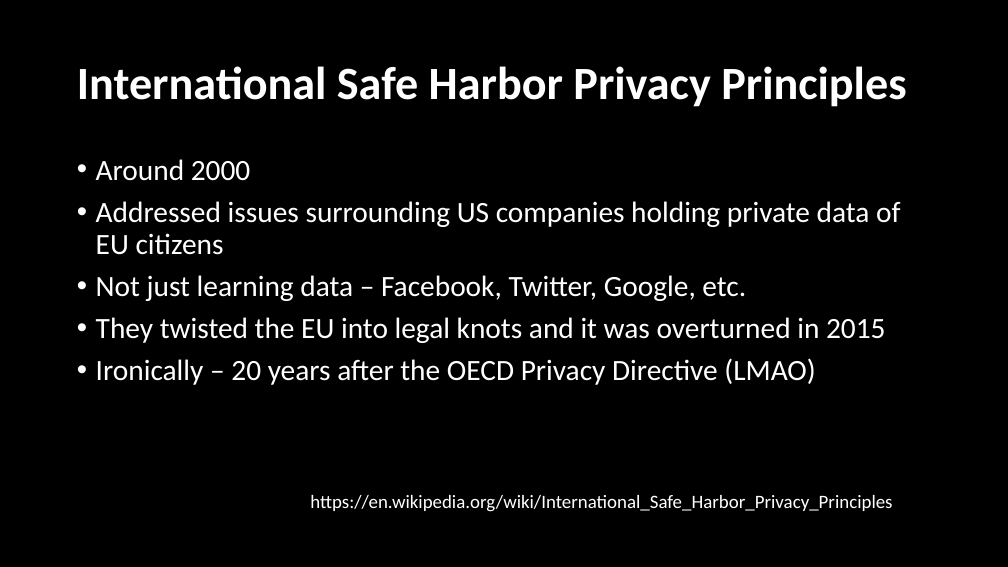
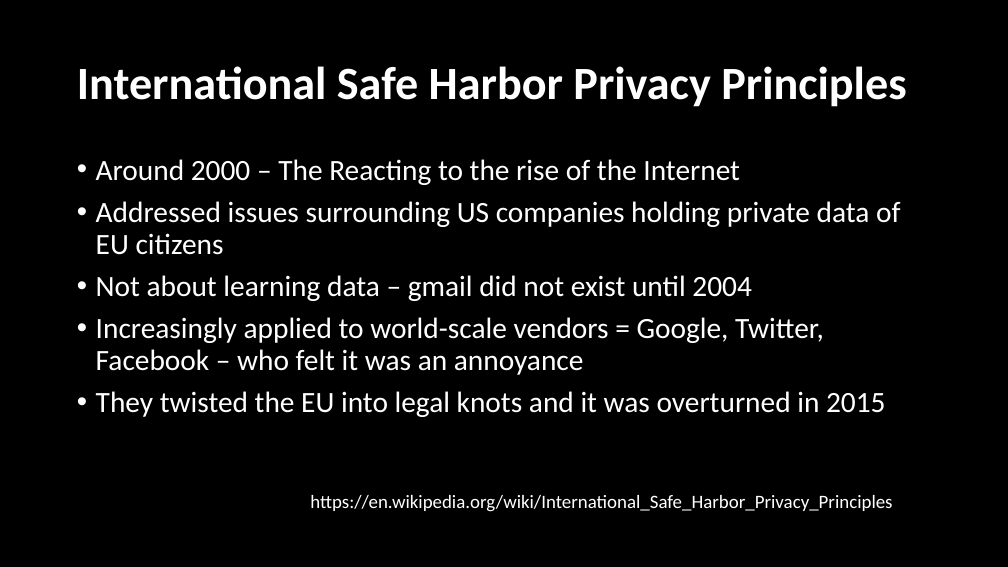
Before and after one commit to LearnerPrivacy/LearnerPrivacy.github.io, a slide deck: slide 7 of lectures/004-GDPR.pptx (slide 6 before the commit). Drawn at 1008x567 pixels with LibreOffice and Linux fonts; fonts in the diff are those of the drawing; background and template pictures are left out. Boxes give left, top, right and bottom in pixels: in the first picture for what was removed or moved away, otherwise in the second. Text is boxed around its words. In the diff, an @@ line names an element or a change of style, - is before the commit and + after.

```diff
--- a/lectures/004-GDPR.pptx
+++ b/lectures/004-GDPR.pptx
@@ text at (96, 159, 740, 185): text changed @@
-• Around 2000
+• Around 2000 – The Reacting to the rise of the Internet
@@ text at (96, 275, 824, 375): text changed @@
-• Not just learning data – Facebook, Twitter, Google, etc.
+• Not about learning data – gmail did not exist until 2004
+• Increasingly applied to world-scale vendors = Google, Twitter, Facebook – who felt it was an annoyance
@@ text at (96, 358, 815, 385): paragraph removed @@
-• Ironically – 20 years after the OECD Privacy Directive (LMAO)
```
Also in this commit, not shown: 13 other slides changed, 1 slide added, 2 slides removed, 6 other files.
